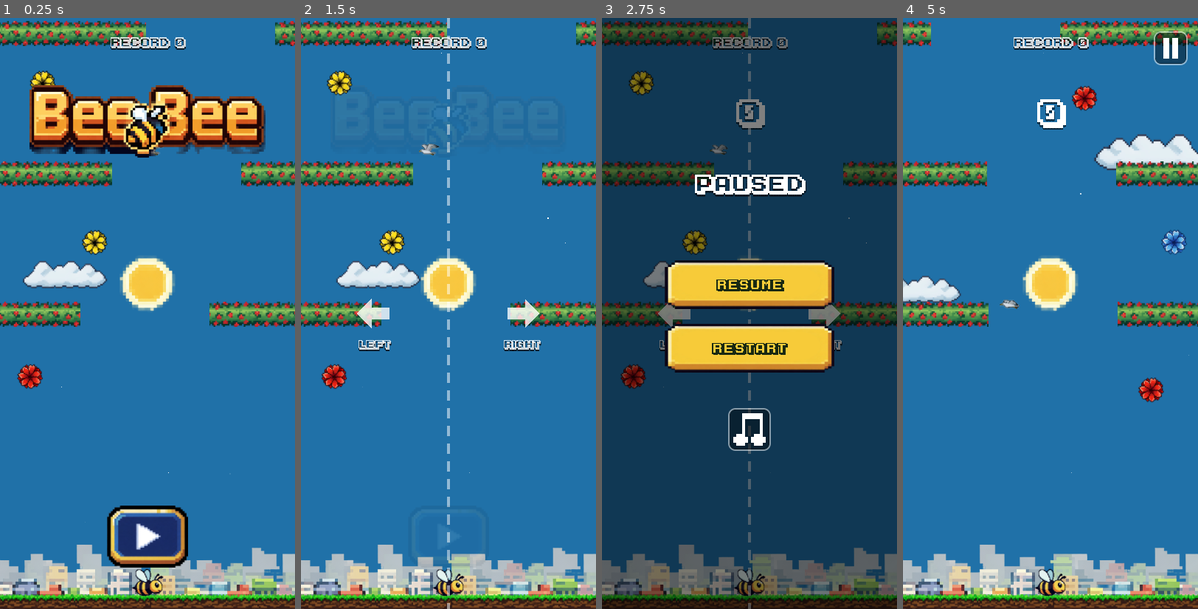
Above: before the commit, frames 1-4 (left to right).
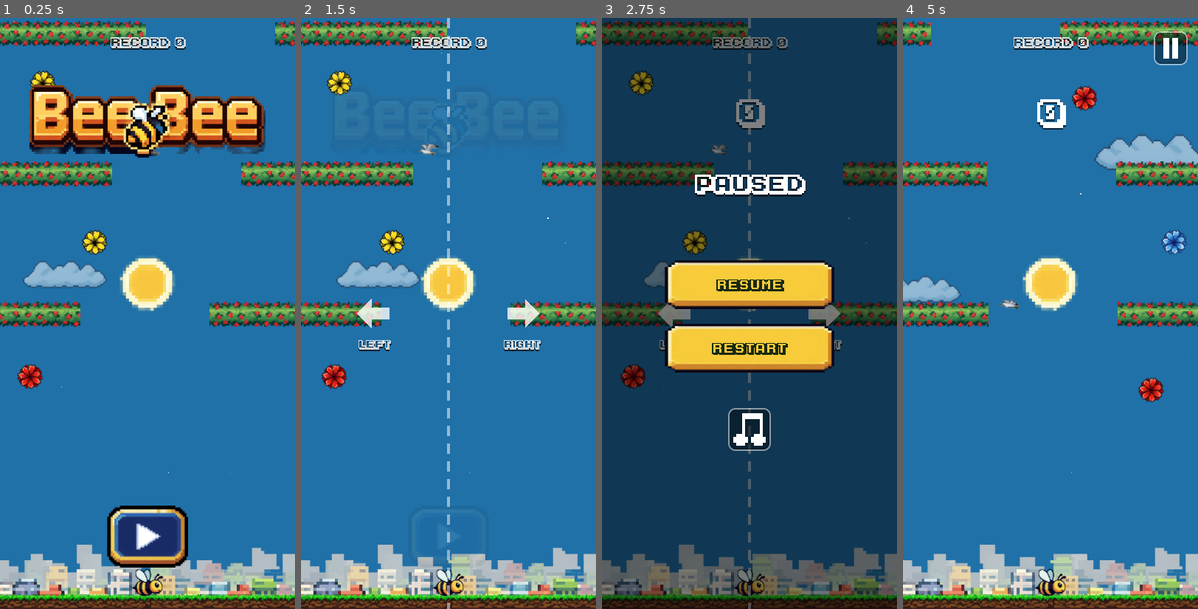
Above: after the commit, the same moments.

Repository: costanoy/bee-bee
Game: Godot game, scene res://scenes/main.tscn
The game is run twice, just before and just after one commit, with the same random seed, the same clock (stepped at 60 frames per second) and the same inputs.
Inputs (mouse positions are in pixels of both pictures, inside the frame that each line leads up to):
- Up to frame 1 (0.25 s): no input
- Up to frame 2 (1.5 s): click (448, 538) at 0.5 s; click (448, 538) at 1.25 s
- Up to frame 3 (2.75 s): click (870, 47) at 2 s
- Up to frame 4 (5 s): click "Restart" at 2.75 s; click (1171, 47) at 3.5 s; click "Restart" at 4.25 s

The runs differ from the first frame. In frame 1, 1.0% of the frame differs, in the area x 7-37%, y 41-46%; in frame 2, 1.0%; in frame 3, 0.2%; in frame 4, 2.0%, in the area x 0-100%, y 19-49%.

Commit message:
Make clouds more transparent
The recent day-opacity bump made them too solid; dropping both day
and night alpha well below the original flat 0.85 baseline.

Co-Authored-By: Claude Sonnet 5 <noreply@anthropic.com>

Diff:
--- a/scripts/main.gd
+++ b/scripts/main.gd
@@ -66,11 +66,8 @@
 # they glow against the night like cut-outs. Obstacles and flowers stay
 # untinted on purpose — they're what the player has to read at speed.
 const NIGHT_DECOR_TINT := Color(0.52, 0.57, 0.74)
-# Clouds read a little washed-out against the bright day sky at their
-# baseline alpha; night keeps that baseline since the darker tint above
-# already gives them enough presence against the night backdrop.
-const DAY_CLOUD_ALPHA := 0.95
-const NIGHT_CLOUD_ALPHA := 0.85
+const DAY_CLOUD_ALPHA := 0.55
+const NIGHT_CLOUD_ALPHA := 0.45
 
 # Icons are drawn as pixel grids rather than imported art, so they match
 # the game's own resolution instead of being scaled-down smooth shapes.
